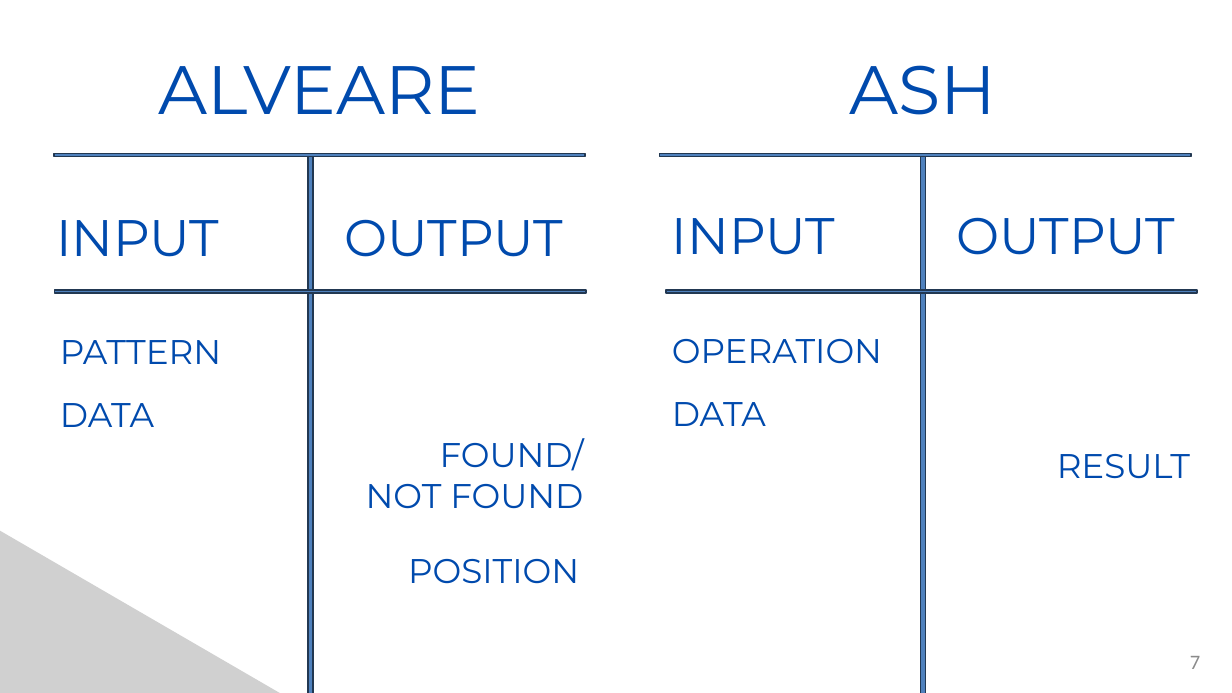
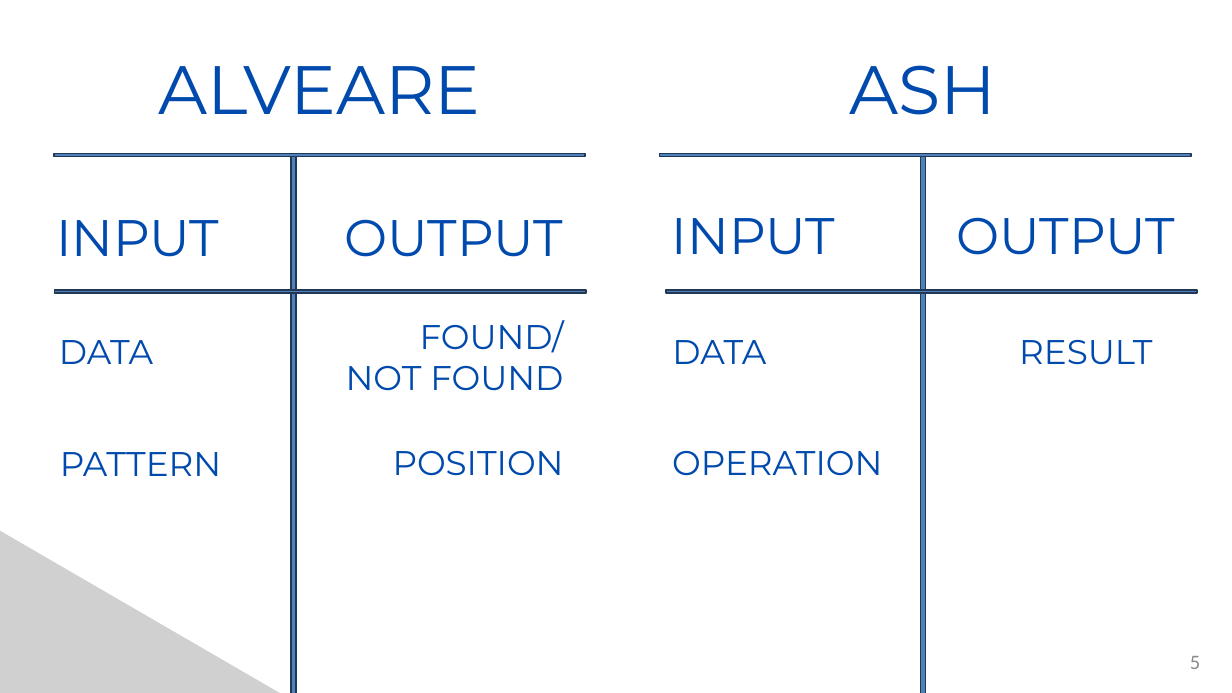
Before and after one commit to Marcolbr2001/ACA_PROJECT, a slide deck: slide 5 of ASH_ACA_PWP.pptx (slide 7 before the commit). Drawn at 1232x693 pixels with LibreOffice and Linux fonts; fonts in the diff are those of the drawing; grey boxes stand for pictures. Boxes give left, top, right and bottom in pixels: in the first picture for what was removed or moved away, otherwise in the second. Text is boxed around its words. In the diff, an @@ line names an element or a change of style, - is before the commit and + after.

```diff
--- a/ASH_ACA_PWP.pptx
+++ b/ASH_ACA_PWP.pptx
@@ rectangle: place and size @@
-rectangle at (308,156,313,693)
+rectangle at (291,156,296,693)
@@ text "DATA": place and size @@
-text "DATA" at (60,403,154,427)
+text "DATA" at (59,340,153,364)
@@ text "DATA": place and size @@
-text "DATA" at (672,402,766,426)
+text "DATA" at (672,340,766,364)
@@ text "RESULT": place and size @@
-text "RESULT" at (1057,454,1190,479)
+text "RESULT" at (1019,340,1152,365)
@@ text "FOUND/": place and size @@
-text "FOUND/" at (366,438,584,509)
+text "FOUND/" at (346,320,564,391)
@@ text "PATTERN": place and size @@
-text "PATTERN" at (60,340,221,364)
+text "PATTERN" at (60,452,221,476)
@@ text "POSITION": place and size @@
-text "POSITION" at (408,559,579,584)
+text "POSITION" at (393,451,564,476)
@@ text "OPERATION": place and size @@
-text "OPERATION" at (672,339,882,364)
+text "OPERATION" at (672,451,882,476)
@@ page number at (1190,656,1200,669): text changed @@
-7
+5
```
Also in this commit, not shown: 12 other slides changed, 2 slides added, 16 slides removed.
